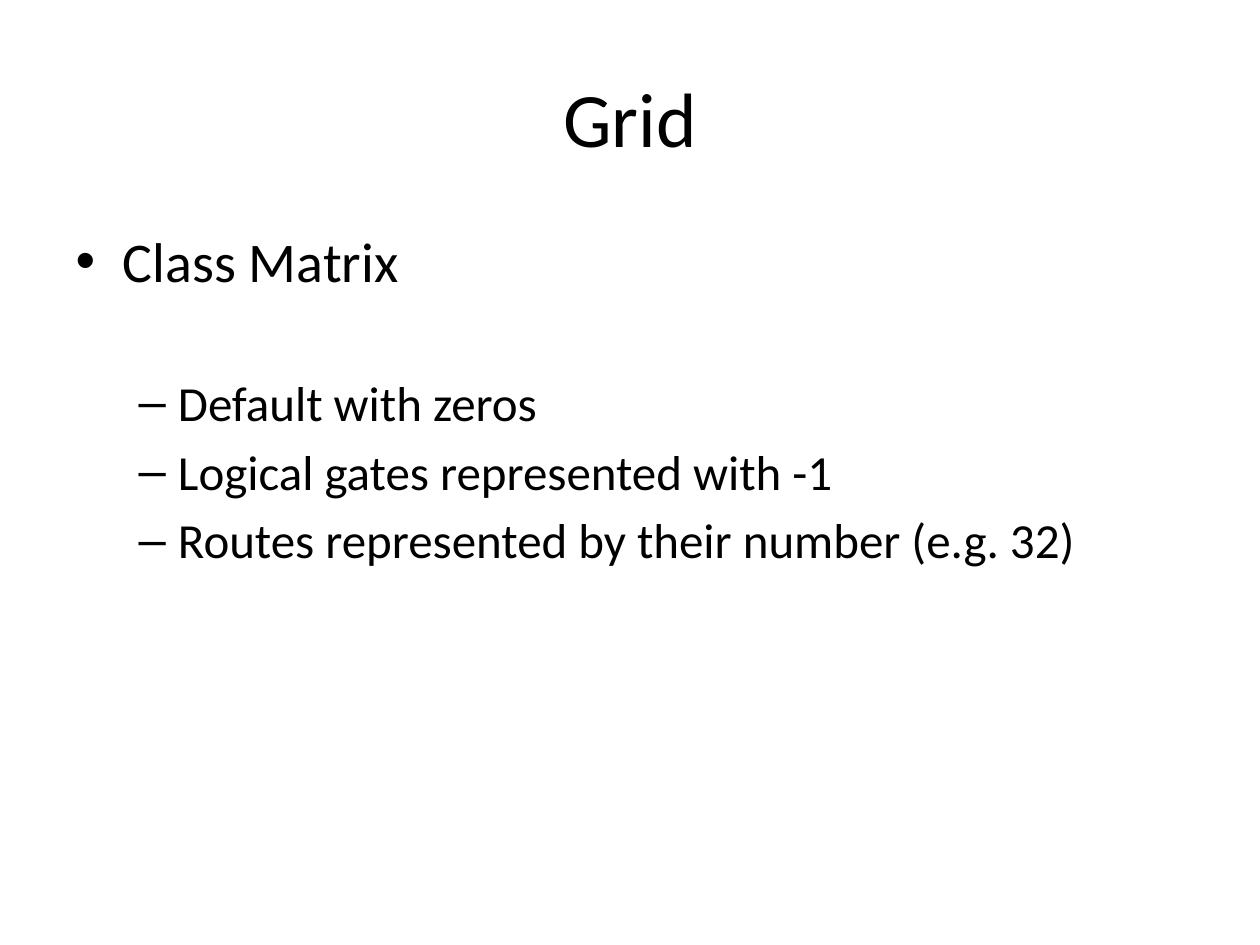
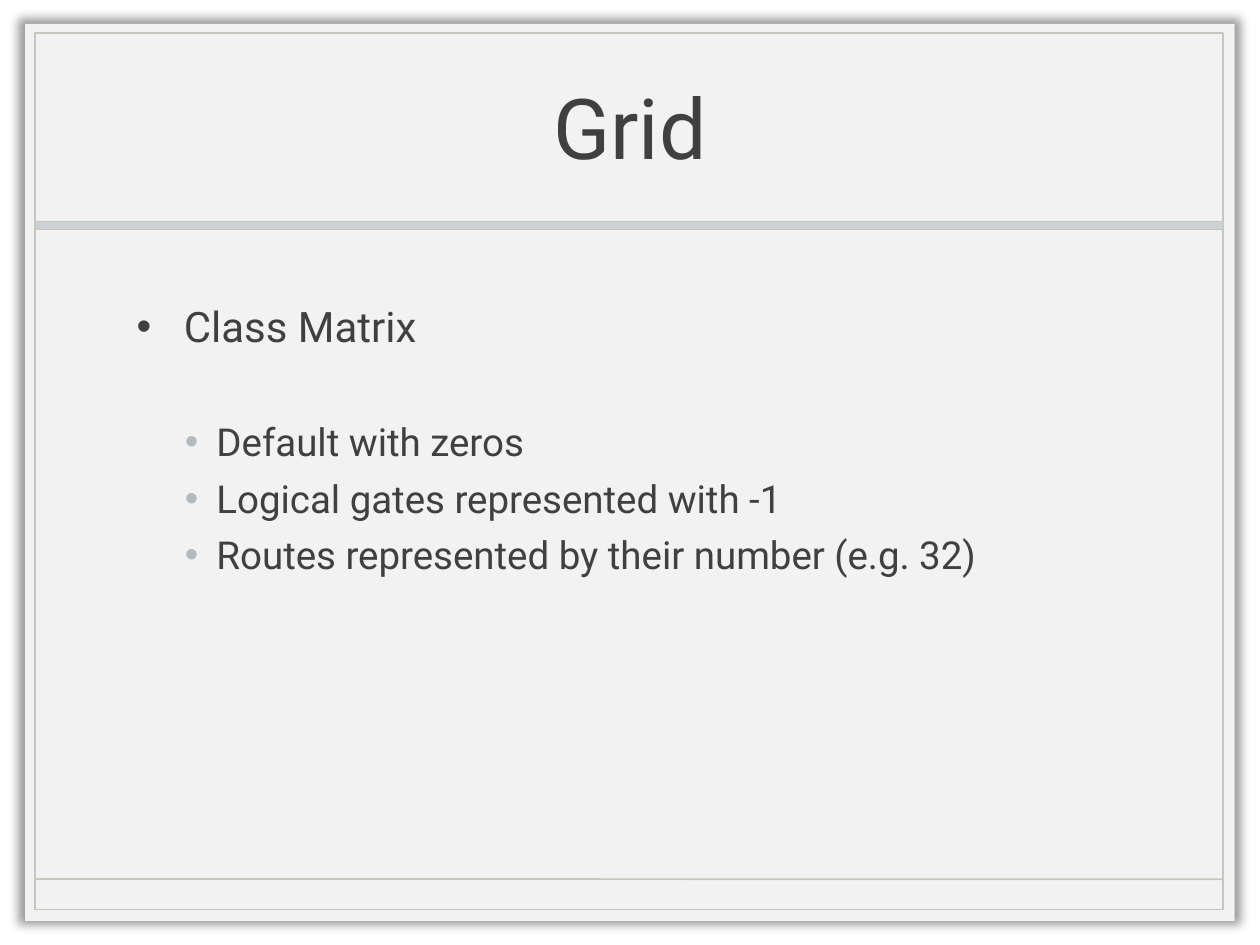
Before and after one commit to michielpauw/Heuristics, a slide deck: slide 4 of Presentatie chips and circuits.pptx. Drawn at 1260x945 pixels with LibreOffice and Linux fonts; fonts in the diff are those of the drawing; background and template pictures are left out. Boxes give left, top, right and bottom in pixels: in the first picture for what was removed or moved away, otherwise in the second. Text is boxed around its words. In the diff, an @@ line names an element or a change of style, - is before the commit and + after.

```diff
--- a/Presentatie chips and circuits.pptx
+++ b/Presentatie chips and circuits.pptx
@@ title "Grid": place and size @@
-title "Grid" at (563,93,696,148)
+title "Grid" at (553,96,706,160)
@@ title "Grid" at (553,96,706,160): size 44 to 48 pt, font Calibri to Roboto, text colour #000000 to #404040 @@
@@ group added at (25,24,1235,921): 3 rectangles, 1 line @@
@@ text "Class Matrix": place and size @@
-text "Class Matrix" at (123,243,1074,567)
+text "Class Matrix" at (184,310,976,578)
@@ text "Class Matrix" at (184,310,976,578): size 32 to 24 pt in "Class Matrix"; font Calibri to Roboto, text colour #000000 to #404040; size 28 to 22 pt in "Default with zeros", "Logical gates represented with -1", "Routes represented by their number (e.g. 32)"; more space between paragraphs; bullet – to • @@
```
Also in this commit, not shown: 5 other slides changed, 6 slides added, 1 slide removed, 4 other files.
